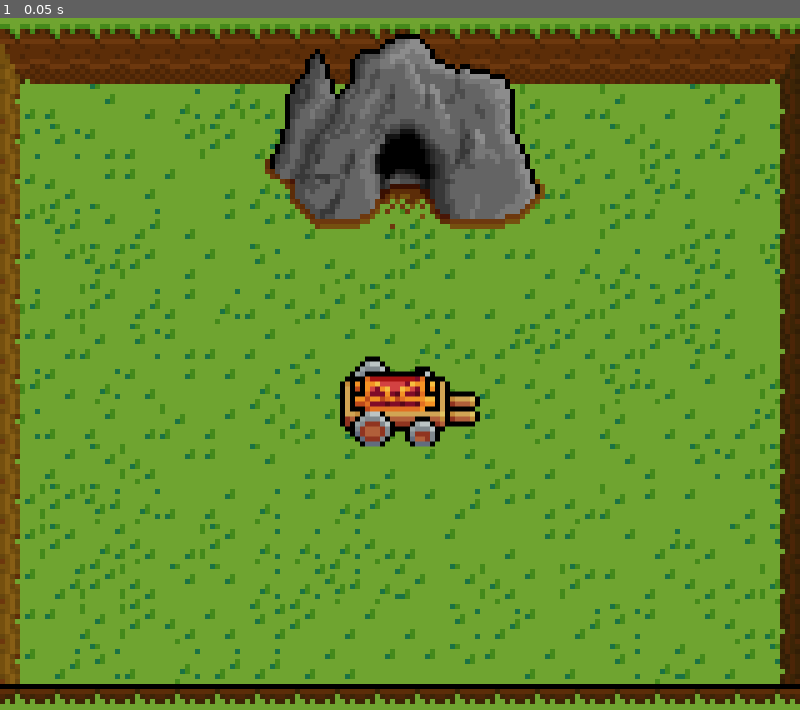
Above: before the commit, frame 1.
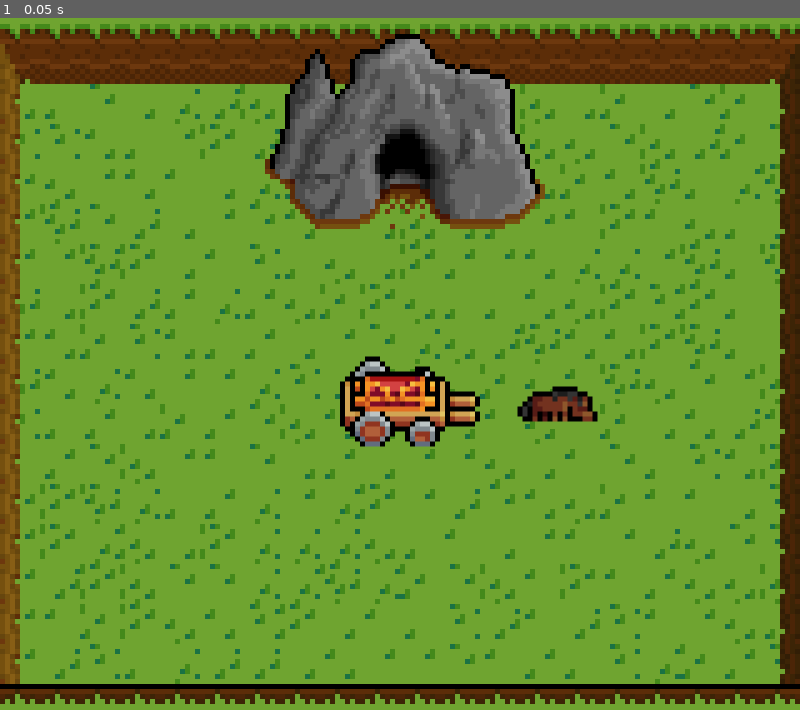
Above: after the commit, the same moment.

Repository: jcarvajal288/dungeon-looter
Game: Godot game, scene res://Levels/Outside/Rooms/Camp/Camp.tscn
Same seed, same stepped clock (60 frames per second), same inputs: the game is played once before the commit and once after it. This scene is started directly instead of the project's main scene.
Inputs:
- Up to frame 1 (0.05 s): no input

The runs differ from the first frame. In frame 1, 0.4% of the frame differs, in the area x 64-75%, y 53-59%.
Error in both runs: Cannot call method 'get_node' on a null value. (res://Levels/room.gd:11)

Commit message:
Show end screen when interacting with Horse

Diff:
--- a/Actors/Ranger/ranger.gd
+++ b/Actors/Ranger/ranger.gd
@@ -81,6 +81,8 @@
 				node.queue_free()
 			else:
 				print("Inventory full")
-		if node.name == "InteractionArea":
+		elif node.name == "InteractionArea":
 			if node.get_parent() is WagonStorageBox:
 				Global.toggle_storage_box_screen.emit()
+			elif node.get_parent() is Horse:
+				EndScreen.end_game.emit()
--- /dev/null
+++ b/Levels/Outside/Props/Horse/Horse.tscn
@@ -0,0 +1,127 @@
+[gd_scene format=3 uid="uid://brhgqghhllcem"]
+
+[ext_resource type="Script" uid="uid://cr6evs8x2mlko" path="res://Levels/Outside/Props/Horse/horse.gd" id="1_w1hr1"]
+[ext_resource type="Texture2D" uid="uid://cxasih6l62nf8" path="res://Levels/Outside/Props/Horse/_art/HorseIdle.png" id="2_hl1qh"]
+
+[sub_resource type="AtlasTexture" id="AtlasTexture_hto5m"]
+atlas = ExtResource("2_hl1qh")
+region = Rect2(0, 0, 64, 64)
+
+[sub_resource type="AtlasTexture" id="AtlasTexture_7ansf"]
+atlas = ExtResource("2_hl1qh")
+region = Rect2(64, 0, 64, 64)
+
+[sub_resource type="AtlasTexture" id="AtlasTexture_4srsj"]
+atlas = ExtResource("2_hl1qh")
+region = Rect2(128, 0, 64, 64)
+
+[sub_resource type="AtlasTexture" id="AtlasTexture_fbvjy"]
+atlas = ExtResource("2_hl1qh")
+region = Rect2(192, 0, 64, 64)
+
+[sub_resource type="AtlasTexture" id="AtlasTexture_kk40y"]
+atlas = ExtResource("2_hl1qh")
+region = Rect2(256, 0, 64, 64)
+
+[sub_resource type="AtlasTexture" id="AtlasTexture_cbr0r"]
+atlas = ExtResource("2_hl1qh")
+region = Rect2(320, 0, 64, 64)
+
+[sub_resource type="AtlasTexture" id="AtlasTexture_u8frk"]
+atlas = ExtResource("2_hl1qh")
+region = Rect2(384, 0, 64, 64)
+
+[sub_resource type="AtlasTexture" id="AtlasTexture_yjef6"]
+atlas = ExtResource("2_hl1qh")
+region = Rect2(448, 0, 64, 64)
+
+[sub_resource type="AtlasTexture" id="AtlasTexture_6ogao"]
+atlas = ExtResource("2_hl1qh")
+region = Rect2(512, 0, 64, 64)
+
+[sub_resource type="AtlasTexture" id="AtlasTexture_m1ar4"]
+atlas = ExtResource("2_hl1qh")
+region = Rect2(576, 0, 64, 64)
+
+[sub_resource type="AtlasTexture" id="AtlasTexture_4hvlw"]
+atlas = ExtResource("2_hl1qh")
+region = Rect2(640, 0, 64, 64)
+
+[sub_resource type="AtlasTexture" id="AtlasTexture_tbrot"]
+atlas = ExtResource("2_hl1qh")
+region = Rect2(704, 0, 64, 64)
+
+[sub_resource type="SpriteFrames" id="SpriteFrames_c7oqs"]
+animations = [{
+"frames": [{
+"duration": 1.0,
+"texture": SubResource("AtlasTexture_hto5m")
+}, {
+"duration": 1.0,
+"texture": SubResource("AtlasTexture_7ansf")
+}, {
+"duration": 1.0,
+"texture": SubResource("AtlasTexture_4srsj")
+}, {
+"duration": 1.0,
+"texture": SubResource("AtlasTexture_fbvjy")
+}, {
+"duration": 1.0,
+"texture": SubResource("AtlasTexture_kk40y")
+}, {
+"duration": 1.0,
+"texture": SubResource("AtlasTexture_cbr0r")
+}, {
+"duration": 1.0,
+"texture": SubResource("AtlasTexture_u8frk")
+}, {
+"duration": 1.0,
+"texture": SubResource("AtlasTexture_yjef6")
+}, {
+"duration": 1.0,
+"texture": SubResource("AtlasTexture_6ogao")
+}, {
+"duration": 1.0,
+"texture": SubResource("AtlasTexture_m1ar4")
+}, {
+"duration": 1.0,
+"texture": SubResource("AtlasTexture_4hvlw")
+}, {
+"duration": 1.0,
+"texture": SubResource("AtlasTexture_tbrot")
+}],
+"loop": true,
+"name": &"default",
+"speed": 5.0
+}]
+
+[sub_resource type="CapsuleShape2D" id="CapsuleShape2D_exsmo"]
+radius = 4.0
+
+[sub_resource type="CapsuleShape2D" id="CapsuleShape2D_w1hr1"]
+radius = 8.0
+height = 40.0
+
+[node name="Horse" type="StaticBody2D" unique_id=513573540]
+y_sort_enabled = true
+script = ExtResource("1_w1hr1")
+metadata/_custom_type_script = "uid://b416mdr3pkk6w"
+
+[node name="AnimatedSprite2D" type="AnimatedSprite2D" parent="." unique_id=1935671948]
+sprite_frames = SubResource("SpriteFrames_c7oqs")
+frame = 4
+frame_progress = 0.51824266
+
+[node name="CollisionShape2D" type="CollisionShape2D" parent="." unique_id=285385163]
+position = Vector2(0, 2)
+rotation = 1.5707964
+shape = SubResource("CapsuleShape2D_exsmo")
+
+[node name="InteractionArea" type="Area2D" parent="." unique_id=775975492]
+collision_layer = 5
+
+[node name="CollisionShape2D" type="CollisionShape2D" parent="InteractionArea" unique_id=1885998467]
+position = Vector2(0, 2)
+rotation = 1.5707964
+shape = SubResource("CapsuleShape2D_w1hr1")
+debug_color = Color(0.6, 0, 0.7019608, 0.41960785)
--- /dev/null
+++ b/Levels/Outside/Props/Horse/horse.gd
@@ -0,0 +1 @@
+class_name Horse extends Prop
--- a/Levels/Outside/Rooms/Camp/Camp.tscn
+++ b/Levels/Outside/Rooms/Camp/Camp.tscn
@@ -5,6 +5,7 @@
 [ext_resource type="PackedScene" uid="uid://bouaw5vwspud3" path="res://Levels/Outside/Props/DungeonEntrance/DungeonEntrance.tscn" id="3_mli8n"]
 [ext_resource type="PackedScene" uid="uid://cwc5urnfwtwji" path="res://Levels/Components/RoomTransition/RoomTransition.tscn" id="4_lpl2x"]
 [ext_resource type="PackedScene" uid="uid://bvb8jjer7ykoa" path="res://Levels/Outside/Props/WagonStorageBox/WagonStorageBox.tscn" id="5_702kf"]
+[ext_resource type="PackedScene" uid="uid://brhgqghhllcem" path="res://Levels/Outside/Props/Horse/Horse.tscn" id="6_rkhr3"]
 
 [node name="Camp" type="Node2D" unique_id=1228026603]
 y_sort_enabled = true
@@ -37,4 +38,7 @@
 [node name="WagonStorageBox" parent="." unique_id=1178806714 instance=ExtResource("5_702kf")]
 position = Vector2(164, 157)
 
+[node name="Horse" parent="." unique_id=513573540 instance=ExtResource("6_rkhr3")]
+position = Vector2(223, 161)
+
 [editable path="TransitionToDungeon"]
--- /dev/null
+++ b/UI/EndScreen/EndScreen.tscn
@@ -0,0 +1,35 @@
+[gd_scene format=3 uid="uid://dlunu40kn8fye"]
+
+[ext_resource type="Texture2D" uid="uid://d3jwnr5ukh8p3" path="res://UI/EndScreen/_art/EndScreenBase.png" id="1_4xxei"]
+[ext_resource type="Script" uid="uid://cyvmm3o5mie4t" path="res://UI/EndScreen/end_screen.gd" id="1_a630f"]
+
+[node name="EndScreen" type="CanvasLayer" unique_id=1748212277]
+script = ExtResource("1_a630f")
+
+[node name="Control" type="Control" parent="." unique_id=1544569979]
+layout_mode = 3
+anchors_preset = 0
+offset_right = 40.0
+offset_bottom = 40.0
+
+[node name="TextureRect" type="TextureRect" parent="Control" unique_id=1279714421]
+layout_mode = 0
+offset_right = 40.0
+offset_bottom = 40.0
+texture = ExtResource("1_4xxei")
+
+[node name="VBoxContainer" type="VBoxContainer" parent="Control" unique_id=1302272194]
+layout_mode = 0
+offset_right = 319.0
+offset_bottom = 287.0
+alignment = 1
+
+[node name="FinalTally" type="Label" parent="Control/VBoxContainer" unique_id=93590110]
+layout_mode = 2
+text = "Final Tally:"
+horizontal_alignment = 1
+vertical_alignment = 1
+
+[node name="Score" type="Label" parent="Control/VBoxContainer" unique_id=329852188]
+layout_mode = 2
+horizontal_alignment = 1
--- /dev/null
+++ b/UI/EndScreen/end_screen.gd
@@ -0,0 +1,15 @@
+extends CanvasLayer
+
+signal end_game
+
+@onready var score = $Control/VBoxContainer/Score
+
+func _ready() -> void:
+	$Control.visible = false
+	end_game.connect(_end_game)
+
+
+func _end_game() -> void:
+	score.text = str(1000000)
+	$Control.visible = true
+	Global.toggle_pause.emit(true)
--- a/project.godot
+++ b/project.godot
@@ -20,6 +20,7 @@
 Global="*uid://y2ysu80501sf"
 InventoryScreen="*uid://cy08k8bi1sxs2"
 Items="*uid://do7ebfqueybj"
+EndScreen="*uid://dlunu40kn8fye"
 
 [display]
 
Binary file added: Levels/Outside/Props/Horse/_art/HorseIdle.png
Not shown, added: Levels/Outside/Props/Horse/_art/HorseIdle.png.import
Not shown, added: Levels/Outside/Props/Horse/horse.gd.uid
Binary file added: UI/EndScreen/_art/EndScreenBase.png
Not shown, added: UI/EndScreen/_art/EndScreenBase.png.import
Not shown, added: UI/EndScreen/end_screen.gd.uid
Not shown, changed: bugs.txt
